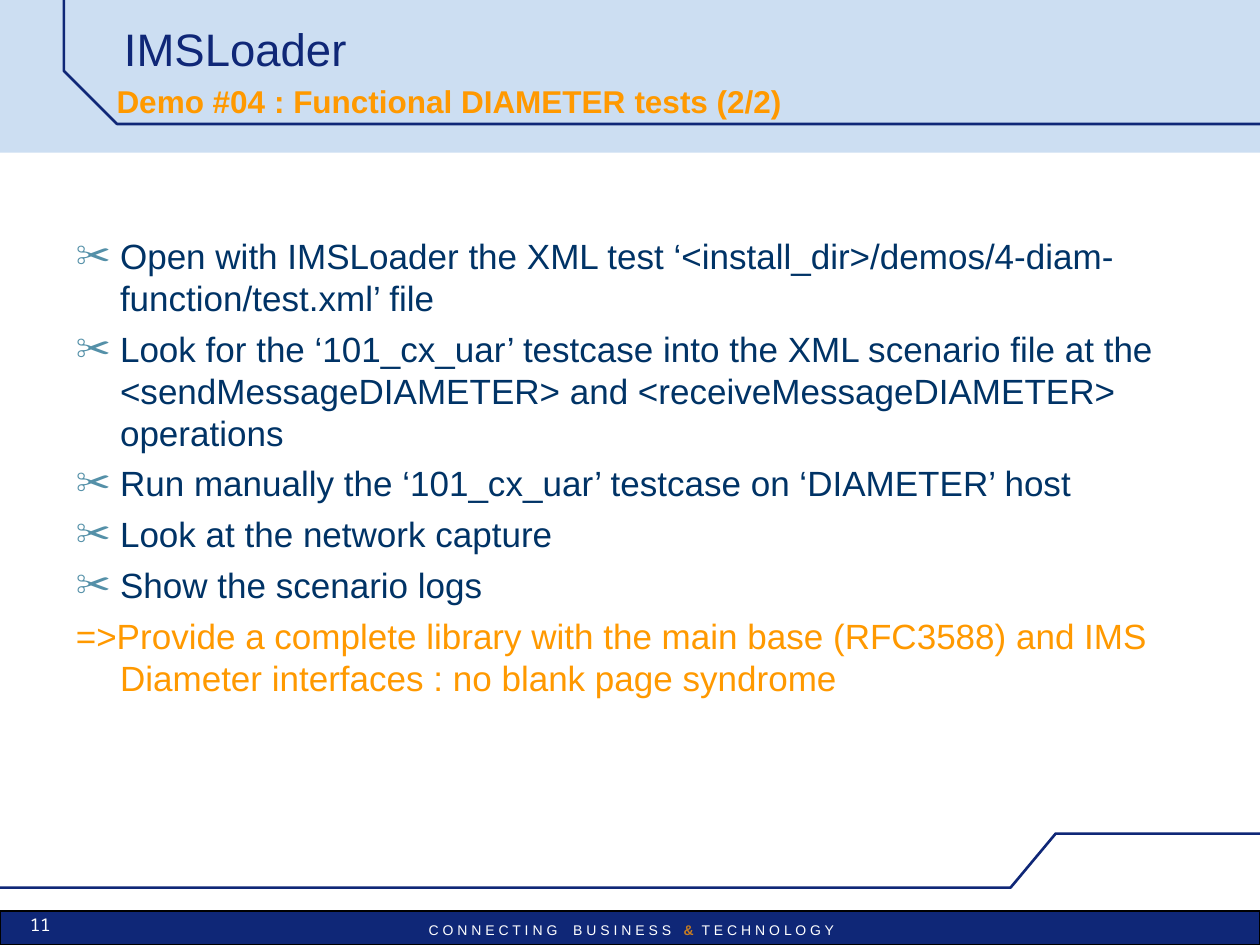
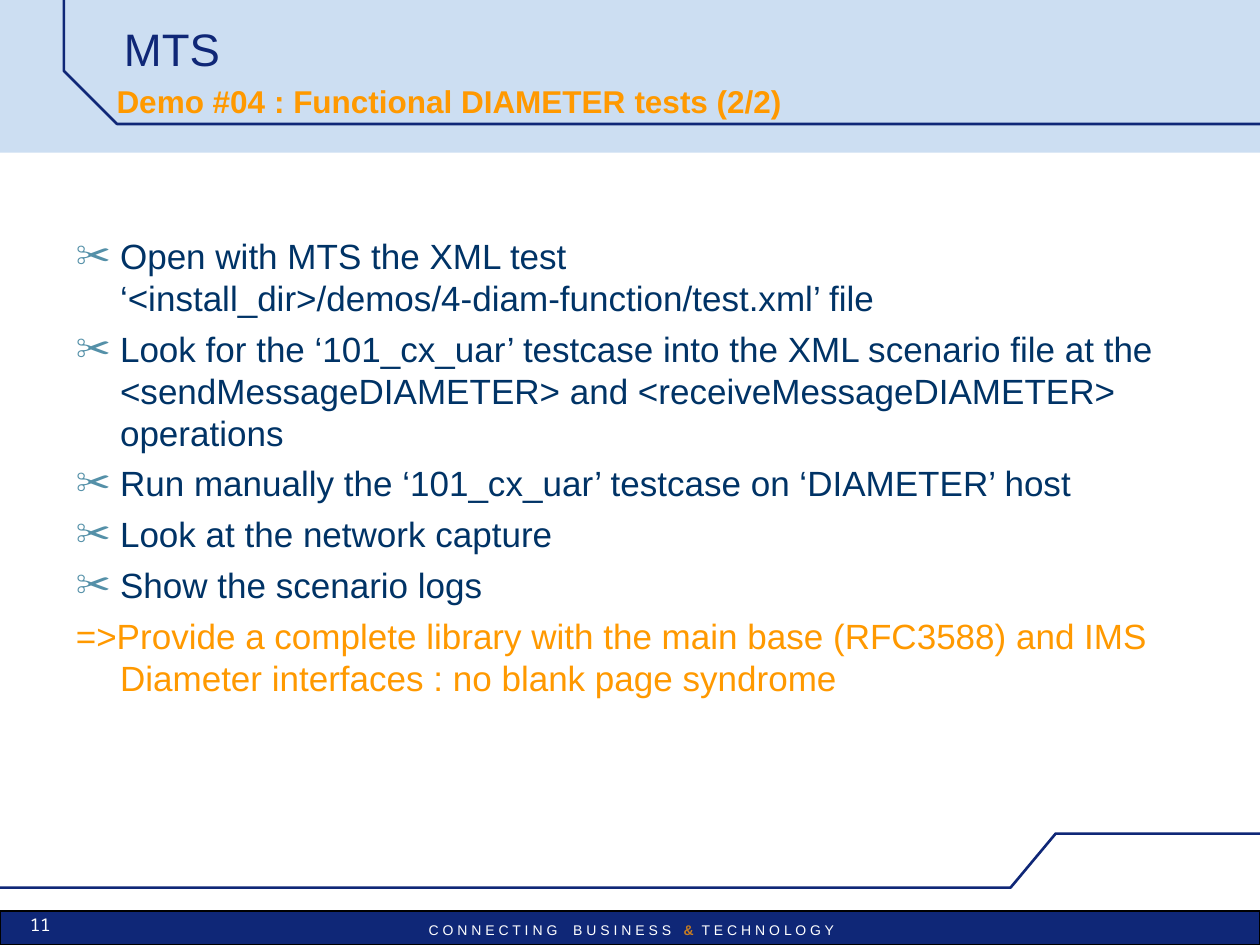
Before and after one commit to vu3mmg/mts-project, a slide deck: slide 11 of trunk/mts/src/main/doc/MTS-Pres-demos.ppt. Drawn at 1260x945 pixels with LibreOffice and Linux fonts; fonts in the diff are those of the drawing; background and template pictures are left out. Boxes give left, top, right and bottom in pixels: in the first picture for what was removed or moved away, otherwise in the second. Text is boxed around its words. In the diff, an @@ line names an element or a change of style, - is before the commit and + after.

```diff
--- a/trunk/mts/src/main/doc/MTS-Pres-demos.ppt
+++ b/trunk/mts/src/main/doc/MTS-Pres-demos.ppt
@@ title at <box>124,34,220,67</box>: text changed @@
-IMSLoader
+MTS
@@ text at <box>120,243,874,318</box>: text changed @@
-✂ Open with IMSLoader the XML test ‘<install_dir>/demos/4-diam-function/test.xml’ file
+✂ Open with MTS the XML test ‘<install_dir>/demos/4-diam-function/test.xml’ file
```
Also in this commit, not shown: 24 other slides changed, 35 other files.
